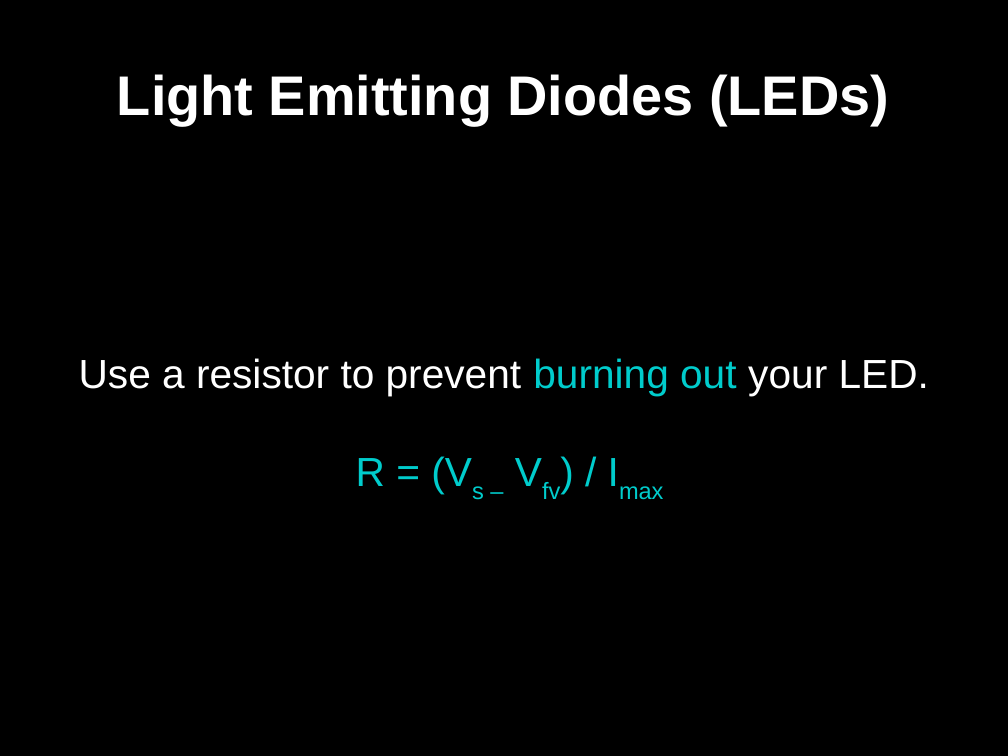
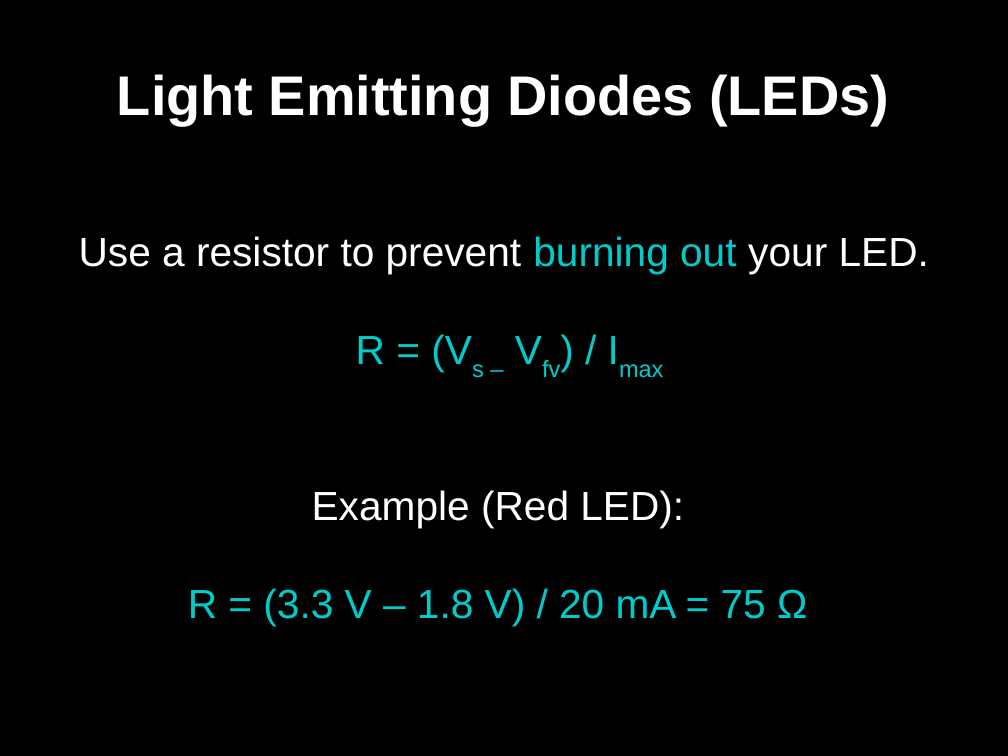
Before and after one commit to gaudeon/rpi_gpio_overview, a slide deck: slide 37 of slides/RPi GPIO Overview.odp (slide 42 before the commit). Drawn at 1008x756 pixels with LibreOffice and Linux fonts; fonts in the diff are those of the drawing. Boxes give left, top, right and bottom in pixels: in the first picture for what was removed or moved away, otherwise in the second. Text is boxed around its words. In the diff, an @@ line names an element or a change of style, - is before the commit and + after.

```diff
--- a/slides/RPi GPIO Overview.odp
+++ b/slides/RPi GPIO Overview.odp
@@ subtitle at box(188, 490, 807, 625): paragraphs added @@
+Example (Red LED):
+R = (3.3 V – 1.8 V) / 20 mA = 75 Ω
```
Also in this commit, not shown: 44 other slides changed, 3 slides added, 8 slides removed.
